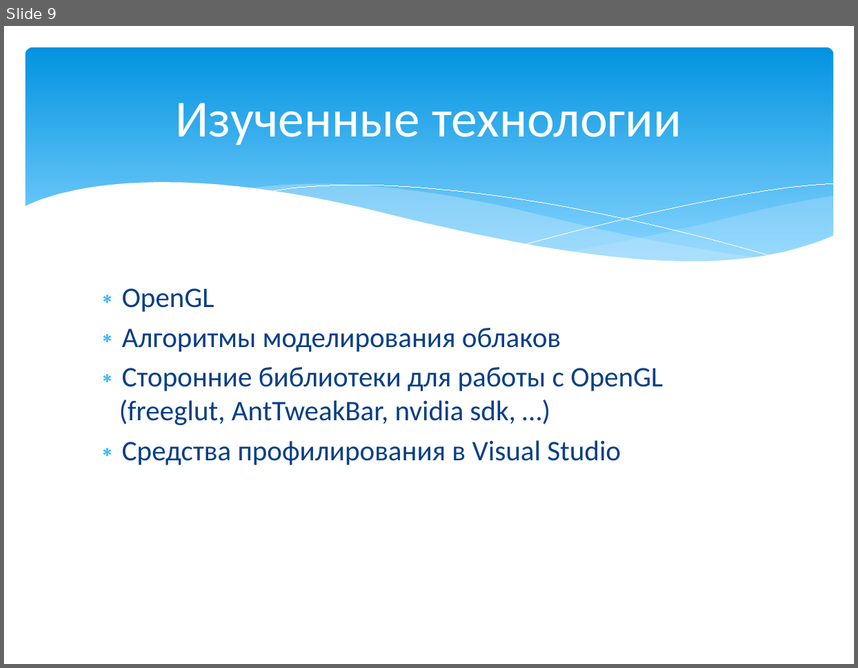
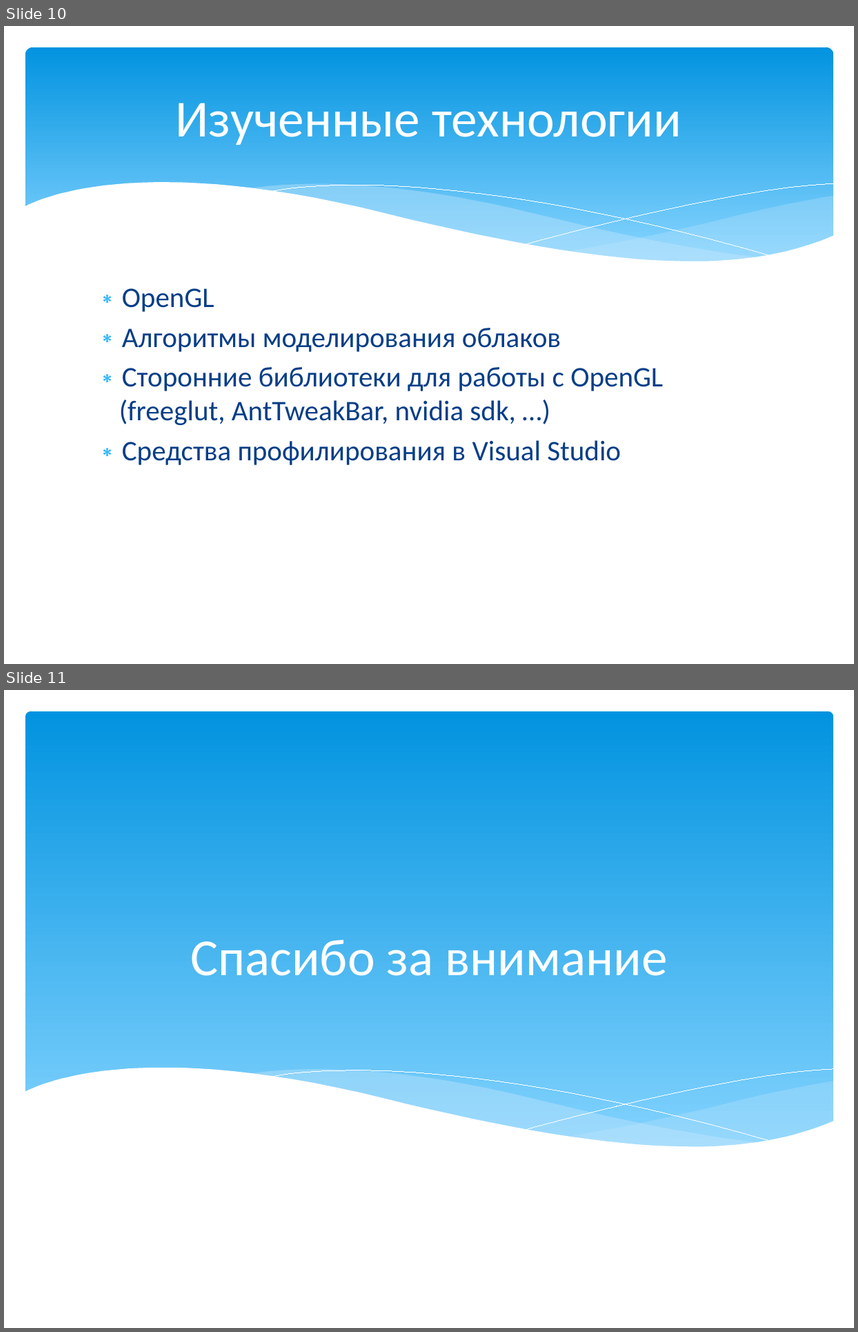
Before and after one commit to ak239/cloud.technology, a slide deck: presentation/nir.pptx. Shown one above the other, each under a label of ours: slide 9 before the commit, slides 10 and 11 after it. The pictures are 858x668 and 858x1332 pixels, drawn with LibreOffice and Linux fonts; fonts in the diff are those of the drawing. Boxes give left, top, right and bottom in pixels: in the first picture for what was removed or moved away, otherwise in the second. Text is boxed around its words. In the diff, an @@ line names an element or a change of style, - is before the commit and + after.

```diff
--- a/presentation/nir.pptx
+++ b/presentation/nir.pptx
@@ slide 11 added at (4, 690, 854, 1328), background #FFFFFF @@
@@ rounded rectangle added at (25, 711, 833, 1152), fill gradient #0293E0 to #83D3FE @@
@@ title added at (190, 940, 668, 976), 44 pt, text #FFFFFF @@
+Спасибо за внимание
@@ freeform shape added at (23, 1067, 835, 1191), fill #FFFFFF @@
@@ freeform shape added at (247, 1069, 762, 1148), fill #C6E7FC at 40% opacity @@
@@ freeform shape added at (267, 1070, 775, 1142), outline #FFFFFF 0 pt @@
@@ freeform shape added at (525, 1069, 833, 1130), outline #FFFFFF 0 pt @@
@@ freeform shape added at (566, 1081, 833, 1147), fill #C6E7FC at 29% opacity @@
@@ what was slide 9 is now slide 10 @@
```
Also in this commit, not shown: 2 slides changed, 1 other slide added, 1 other file.
